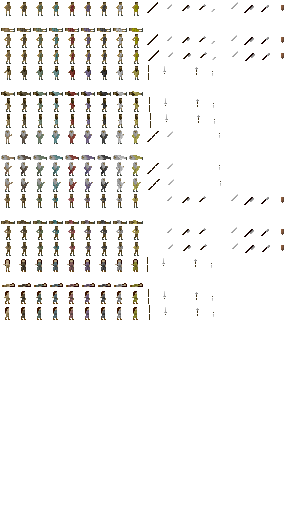
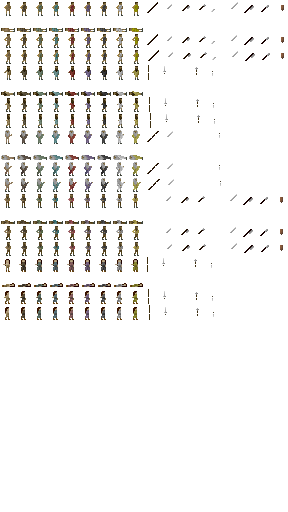
Layers edited between the first and the second w=288, h=512 image:
painted on "Background" over left=166, top=194, right=284, bottom=253
